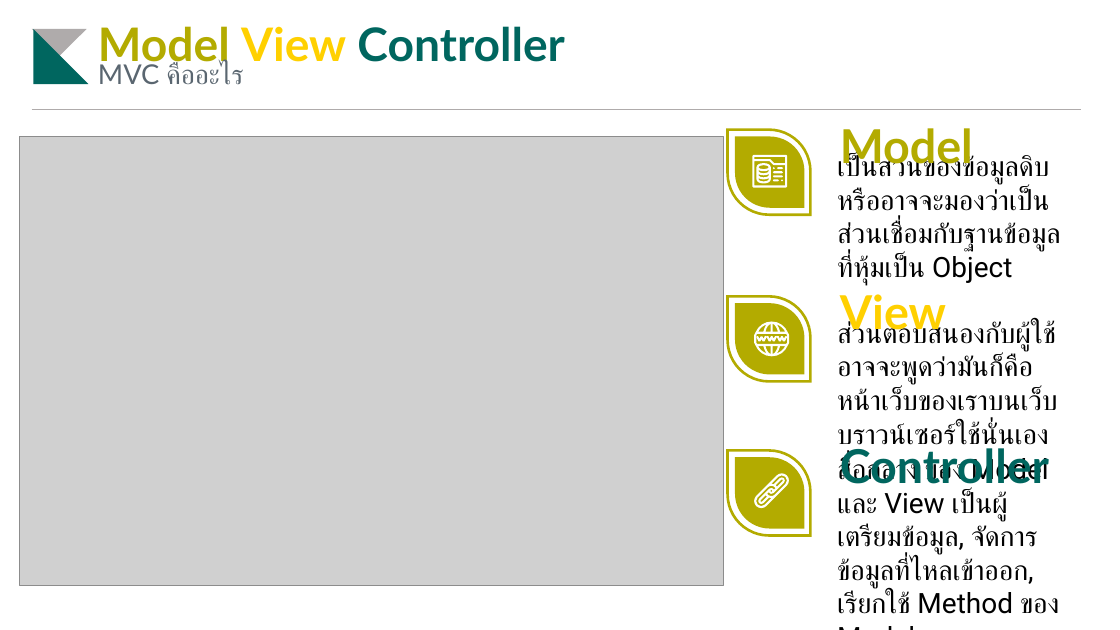
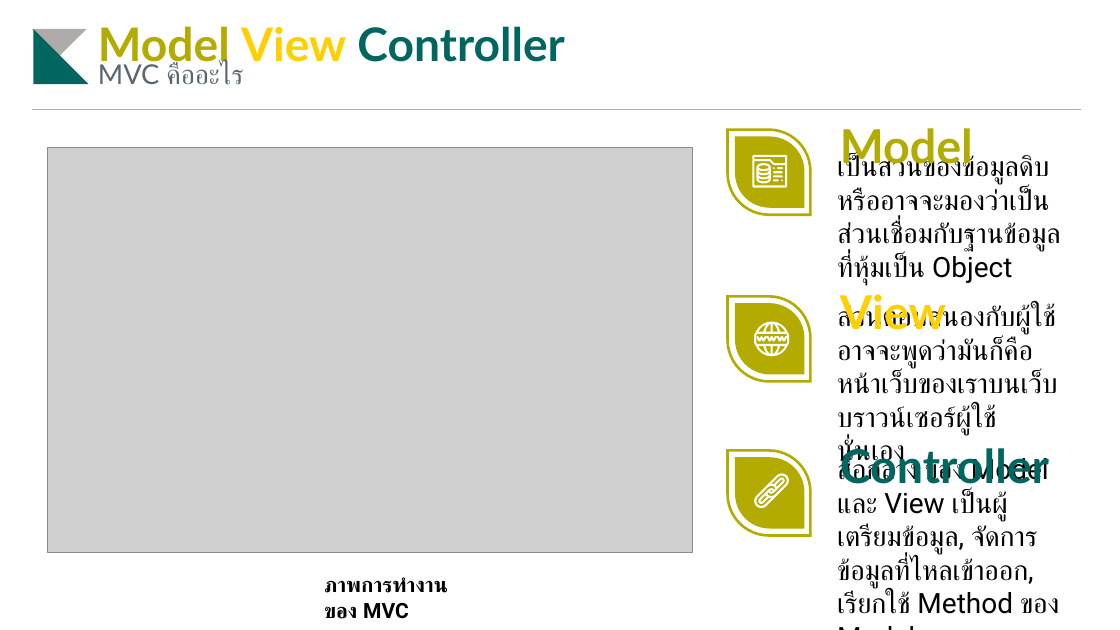
Before and after one commit to Somnuek124/Internship, a slide deck: slide 3 of LARAVEL FRAMEWORK Present.pptx. Drawn at 1120x630 pixels with LibreOffice and Linux fonts; fonts in the diff are those of the drawing; grey boxes stand for pictures. Boxes give left, top, right and bottom in pixels: in the first picture for what was removed or moved away, otherwise in the second. Text is boxed around its words. In the diff, an @@ line names an element or a change of style, - is before the commit and + after.

```diff
--- a/LARAVEL FRAMEWORK Present.pptx
+++ b/LARAVEL FRAMEWORK Present.pptx
@@ picture resized from (x1=20, y1=136, x2=724, y2=585) to (x1=48, y1=148, x2=693, y2=553) @@
@@ text at (x1=837, y1=304, x2=1057, y2=469): text changed @@
-ส่วนตอบสนองกับผู้ใช้ อาจจะพูดว่ามันก็คือหน้าเว็บของเราบนเว็บบราวน์เซอร์ใช้นั่นเอง
+ส่วนตอบสนองกับผู้ใช้ อาจจะพูดว่ามันก็คือหน้าเว็บของเราบนเว็บบราวน์เซอร์ผู้ใช้นั่นเอง
@@ text added at (x1=324, y1=577, x2=448, y2=619), 18 pt, text #000000, bold @@
+ภาพการทำงานของ MVC
```
Also in this commit, not shown: 3 other slides changed.
